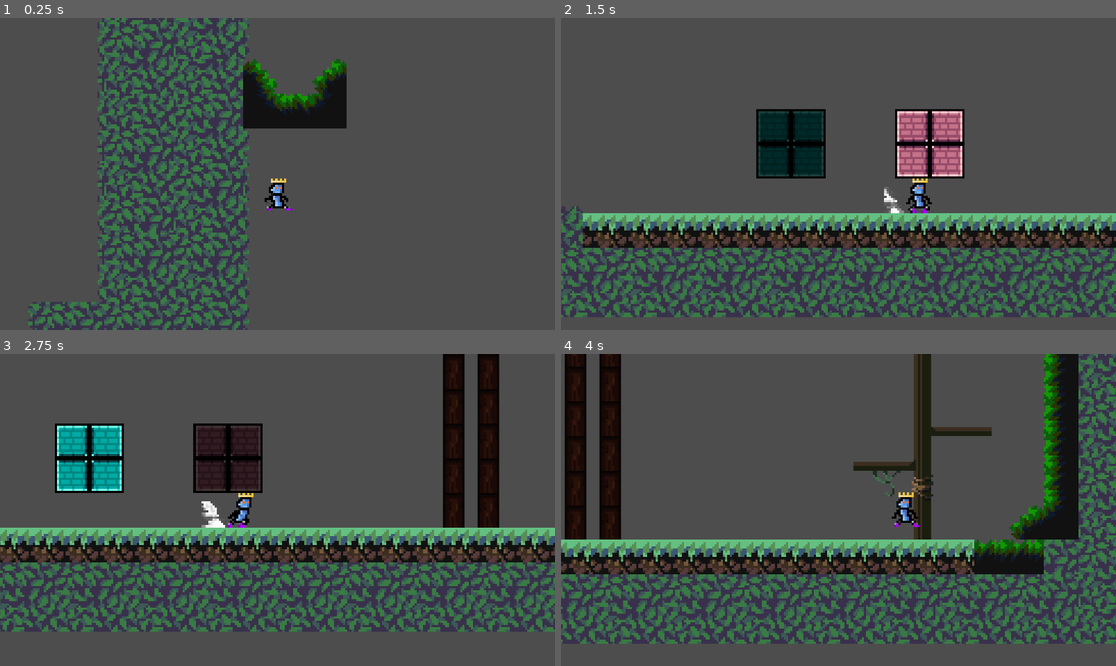
Above: before the commit, frames 1-4 (two rows, left to right).
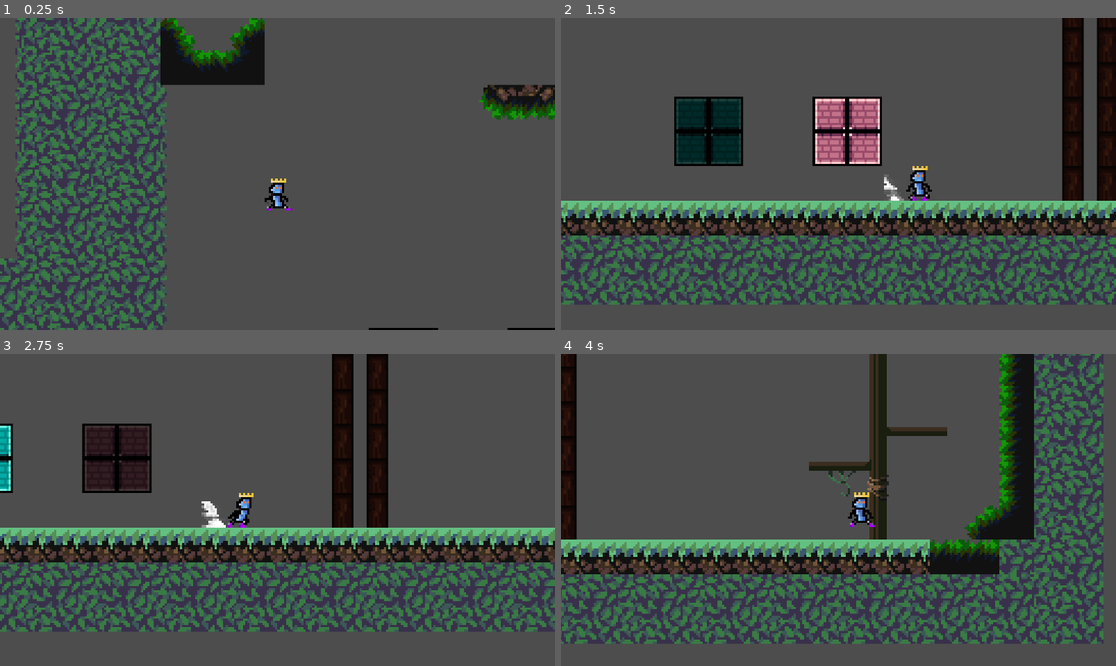
Above: after the commit, the same moments.

Repository: Sylvvs/PlatformerRhythmMaybe
Game: Godot game, scene res://Scenes/Levels/MossyCave.tscn
Two runs of this game, one before a commit and one after it. Both use one fixed random seed, a clock stepped at 60 frames per second and the inputs below.
Inputs:
- Up to frame 1 (0.25 s): no input
- Up to frame 2 (1.5 s): hold Right (walk_right) from 0.53 s (still down); tap X (dash) at 0.6, 1.35 s; tap C (jump) at 0.77 s
- Up to frame 3 (2.75 s): tap C (jump) at 1.52 s; release Right (walk_right) at 2.03 s; hold Left (walk_left) from 2.03 s (still down); tap X (dash) at 2.1 s
- Up to frame 4 (4 s): release Left (walk_left) at 2.78 s; hold Right (walk_right) from 2.78 s (still down); tap X (dash) at 2.85, 3.6 s; tap C (jump) at 3.02, 3.77 s

The runs differ from the first frame. In frame 1, 34% of the frame differs, in the area x 0-100%, y 0-100%; in frame 2, 44%, in the area x 0-100%, y 0-96%; in frame 3, 37%; in frame 4, 40%.

Commit message:
room_handler 2, scene_handler

Diff:
--- a/platformer-rhythm-maybe/Scenes/Levels/MossyCave.tscn
+++ b/platformer-rhythm-maybe/Scenes/Levels/MossyCave.tscn
@@ -11,6 +11,7 @@
 [ext_resource type="Texture2D" uid="uid://dqakr164u7h4u" path="res://Tile maps/PlatformerWalls/Castle/OutlinedSimple/Pink.png" id="9_ym13l"]
 [ext_resource type="Script" uid="uid://umjvgxn3ts5a" path="res://Scripts/rhythm_blocks.gd" id="10_vhalp"]
 [ext_resource type="AudioStream" uid="uid://bnselbinqchcf" path="res://Audio/mus/summit_casette.mp3" id="11_ym13l"]
+[ext_resource type="Script" uid="uid://cuu5tsr2yahe5" path="res://scripts/scene_loader.gd" id="12_vhalp"]
 
 [sub_resource type="TileSetAtlasSource" id="TileSetAtlasSource_56d4y"]
 texture = ExtResource("8_i1t3q")
@@ -1231,9 +1232,12 @@
 sources/5 = SubResource("TileSetAtlasSource_b37dq")
 sources/6 = SubResource("TileSetAtlasSource_mf10p")
 
+[sub_resource type="RectangleShape2D" id="RectangleShape2D_msb5r"]
+
 [node name="MossyCave" type="Node2D"]
 
 [node name="Player" parent="." instance=ExtResource("1_x6s7g")]
+position = Vector2(38, 20)
 
 [node name="RhythmBlocks" type="TileMapLayer" parent="."]
 tile_map_data = PackedByteArray("AAAFAAcAAgAGAAEAAAAFAAYAAgAGAAAAAAAGAAYAAgAHAAAAAAAGAAcAAgAHAAEAAAAJAAYAAwAGAAAAAAAJAAcAAwAGAAEAAAAKAAYAAwAHAAAAAAAKAAcAAwAHAAEAAAA=")
@@ -1256,3 +1260,13 @@
 stream = ExtResource("11_ym13l")
 volume_db = -9.542
 parameters/looping = true
+
+[node name="Logic" type="Node2D" parent="."]
+
+[node name="Area2D" type="Area2D" parent="Logic"]
+position = Vector2(123, 71)
+script = ExtResource("12_vhalp")
+
+[node name="CollisionShape2D" type="CollisionShape2D" parent="Logic/Area2D"]
+position = Vector2(-174, 57)
+shape = SubResource("RectangleShape2D_msb5r")
--- a/platformer-rhythm-maybe/Scenes/Player/player.gd
+++ b/platformer-rhythm-maybe/Scenes/Player/player.gd
@@ -35,7 +35,6 @@
 			velocity.x = min(velocity.x - friction, SPEED_MAX)
 		elif velocity.x < -SPEED_MAX:
 			velocity.x = max(velocity.x + friction, -SPEED_MAX)
-	print(velocity.x)
 
 
 	if Input.is_action_just_pressed("jump") and is_on_floor():
--- a/platformer-rhythm-maybe/Scenes/Player/player.tscn
+++ b/platformer-rhythm-maybe/Scenes/Player/player.tscn
@@ -37,6 +37,34 @@
 "values": [Rect2(0, 0, 16, 16)]
 }
 
+[sub_resource type="Animation" id="Animation_0u5uq"]
+resource_name = "dash"
+length = 1.2
+tracks/0/type = "value"
+tracks/0/imported = false
+tracks/0/enabled = true
+tracks/0/path = NodePath("Sprite2D:texture")
+tracks/0/interp = 1
+tracks/0/loop_wrap = true
+tracks/0/keys = {
+"times": PackedFloat32Array(0),
+"transitions": PackedFloat32Array(1),
+"update": 1,
+"values": [ExtResource("6_dd0ac")]
+}
+tracks/1/type = "value"
+tracks/1/imported = false
+tracks/1/enabled = true
+tracks/1/path = NodePath("Sprite2D:region_rect")
+tracks/1/interp = 0
+tracks/1/loop_wrap = true
+tracks/1/keys = {
+"times": PackedFloat32Array(0, 0.2, 0.4, 0.6, 0.8, 1, 1.2),
+"transitions": PackedFloat32Array(1, 1, 1, 1, 1, 1, 1),
+"update": 0,
+"values": [Rect2(16, 0, 16, 16), Rect2(55, 0, 32, 16), Rect2(103, 0, 32, 16), Rect2(151, 0, 32, 16), Rect2(201, 0, 32, 16), Rect2(249, 0, 32, 16), Rect2(296, 0, 32, 16)]
+}
+
 [sub_resource type="Animation" id="Animation_gk6dx"]
 resource_name = "idle"
 loop_mode = 1
@@ -148,34 +176,6 @@
 "transitions": PackedFloat32Array(1, 1, 1),
 "update": 0,
 "values": [Rect2(0, 0, 16, 16), Rect2(16, 0, 16, 16), Rect2(32, 0, 16, 16)]
-}
-
-[sub_resource type="Animation" id="Animation_0u5uq"]
-resource_name = "dash"
-length = 1.2
-tracks/0/type = "value"
-tracks/0/imported = false
-tracks/0/enabled = true
-tracks/0/path = NodePath("Sprite2D:texture")
-tracks/0/interp = 1
-tracks/0/loop_wrap = true
-tracks/0/keys = {
-"times": PackedFloat32Array(0),
-"transitions": PackedFloat32Array(1),
-"update": 1,
-"values": [ExtResource("6_dd0ac")]
-}
-tracks/1/type = "value"
-tracks/1/imported = false
-tracks/1/enabled = true
-tracks/1/path = NodePath("Sprite2D:region_rect")
-tracks/1/interp = 0
-tracks/1/loop_wrap = true
-tracks/1/keys = {
-"times": PackedFloat32Array(0, 0.2, 0.4, 0.6, 0.8, 1, 1.2),
-"transitions": PackedFloat32Array(1, 1, 1, 1, 1, 1, 1),
-"update": 0,
-"values": [Rect2(16, 0, 16, 16), Rect2(55, 0, 32, 16), Rect2(103, 0, 32, 16), Rect2(151, 0, 32, 16), Rect2(201, 0, 32, 16), Rect2(249, 0, 32, 16), Rect2(296, 0, 32, 16)]
 }
 
 [sub_resource type="AnimationLibrary" id="AnimationLibrary_7g0yx"]
@@ -271,11 +271,11 @@
 transitions = ["Start", "idle", SubResource("AnimationNodeStateMachineTransition_74mp2"), "idle", "run", SubResource("A …(852 unchanged characters)…
 graph_offset = Vector2(-318, -94)
 
-[node name="Player" type="CharacterBody2D"]
+[node name="Player" type="CharacterBody2D" groups=["Player"]]
 z_index = 1
 script = ExtResource("1_4flbx")
 
-[node name="Hitbox" type="CollisionShape2D" parent="."]
+[node name="Hitbox" type="CollisionShape2D" parent="." groups=["Player"]]
 position = Vector2(0, 3.5)
 shape = SubResource("RectangleShape2D_onrkg")
 
--- a/platformer-rhythm-maybe/Scripts/rhythm_blocks.gd
+++ b/platformer-rhythm-maybe/Scripts/rhythm_blocks.gd
@@ -74,7 +74,7 @@
 
 func _add_collision(pos):
 	var block = collision.instantiate()
-	get_parent().add_child(block)
+	get_parent().add_child.call_deferred(block)
 	collision_blocks.push_front(block)
 	block.position = map_to_local(pos)
 
--- a/platformer-rhythm-maybe/Scripts/scene_handler.gd
+++ b/platformer-rhythm-maybe/Scripts/scene_handler.gd
@@ -8,7 +8,6 @@
 
 func load_scene(scene_name: String) -> void:
 	var path = "res://Scenes/Levels/%s.tscn" % scene_name
-
 	var scene_res = load(path)
 	if scene_res == null:
 		push_error("Failed to load scene: " + path)
@@ -18,5 +17,24 @@
 		current_scene.queue_free()
 
 	current_scene = scene_res.instantiate()
+	add_child(current_scene)
 
-	add_child(current_scene)
+	var logic_node = current_scene.get_node_or_null("Logic")
+	if logic_node != null:
+		var areas = logic_node.get_children()
+		for area in areas:
+			if area is Area2D:
+				area.body_entered.connect(func(body):
+					_on_area_entered(area, body)
+					)
+
+func _on_area_entered(area, body) -> void:
+	if not body.is_in_group("Player"):
+		return
+	print(area.next_scene)
+	if not area.next_scene:
+		push_error("Area2D has no next_scene!!!")
+		return
+	print("sdfg")
+	var next_scene = area.get("next_scene")
+	load_scene(next_scene)
--- /dev/null
+++ b/platformer-rhythm-maybe/Scripts/scene_loader.gd
@@ -0,0 +1,5 @@
+extends Area2D
+
+@export var next_scene = "MossyCave";
+@export var direction = "west"
+@export var id = 0
--- a/platformer-rhythm-maybe/project.godot
+++ b/platformer-rhythm-maybe/project.godot
@@ -20,6 +20,10 @@
 window/size/viewport_width=256
 window/size/viewport_height=144
 window/stretch/mode="canvas_items"
+
+[global_group]
+
+Player=""
 
 [input]
 
Not shown: 1 places in platformer-rhythm-maybe/Scenes/Levels/MossyCave.tscn that only renumber resources
Not shown, added: platformer-rhythm-maybe/Scripts/scene_loader.gd.uid
